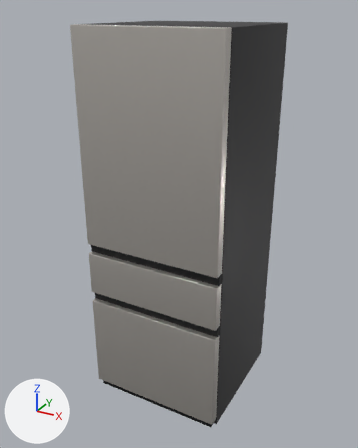
The glTF model apps/web/models/products/Z386SLL281.glb, before and after one commit.
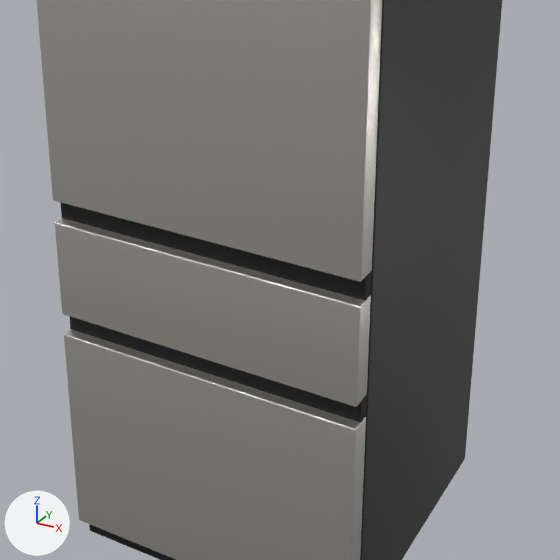
Each version appears first whole from a 50 mm lens placed at (1.093, -2.042, 1.929), pointed at (-0.021, -0.018, 0.916), and next in a close-up on the part from 18% to 84% of the width and 36% to 88% of the height. Arrows for +X, +Y and +Z are at lower left; the lights stay in place. The last two pictures show the newer version. Where no turn or scale is listed for an object, it has been applied to the vertices.

Names of what the first close-up shows: 'body', 'door_0_top', 'door_1_mid_drawer', 'door_2_bottom_drawer', 'trim_grip_groove_1', 'trim_grip_groove_2' and 1 more.
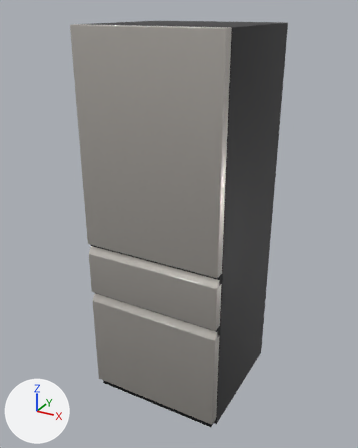
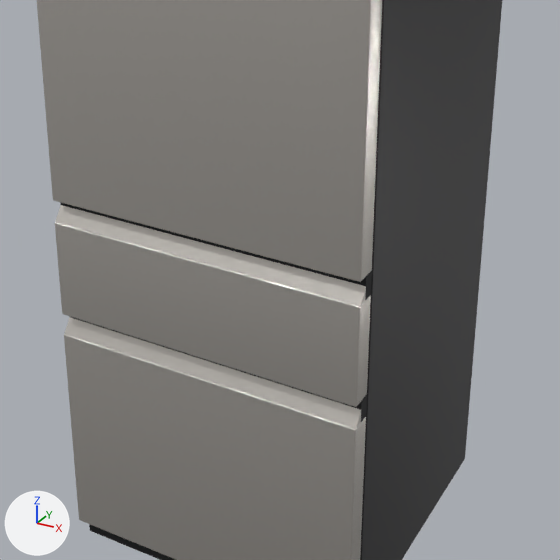
What the commit changed:
Mesh me_door_grip_lip_2 is new.
It has 6 vertices, 8 faces and spans x -0.346..0.346, y -0.345..-0.324, z 0.547..0.577.
It uses material mat_finish.
Mesh me_door_grip_lip_1 is new.
It has 6 vertices, 8 faces and spans x -0.346..0.346, y -0.345..-0.324, z 0.817..0.847.
It uses material mat_finish.
Object 'door_grip_lip_2' (ob_door_grip_lip_2) is new; it shows me_door_grip_lip_2.
Its location is (0.0, 0.0, 0.0).
Object 'door_grip_lip_1' (ob_door_grip_lip_1) is new; it shows me_door_grip_lip_1.
Its location is (0.0, 0.0, 0.0).

Pixel boxes (x1, y1, x2, y2) of what changed, in the close-ups (560 x 560 px):
'door_grip_lip_1', added
    after: (55, 205, 366, 306)
'door_grip_lip_2', added
    after: (64, 317, 361, 429)
'trim_grip_groove_1', unchanged, covered by the edit
    both: (60, 202, 372, 301)
'trim_grip_groove_2', unchanged, covered by the edit
    before: (69, 316, 367, 423)
    after: (69, 316, 367, 422)
